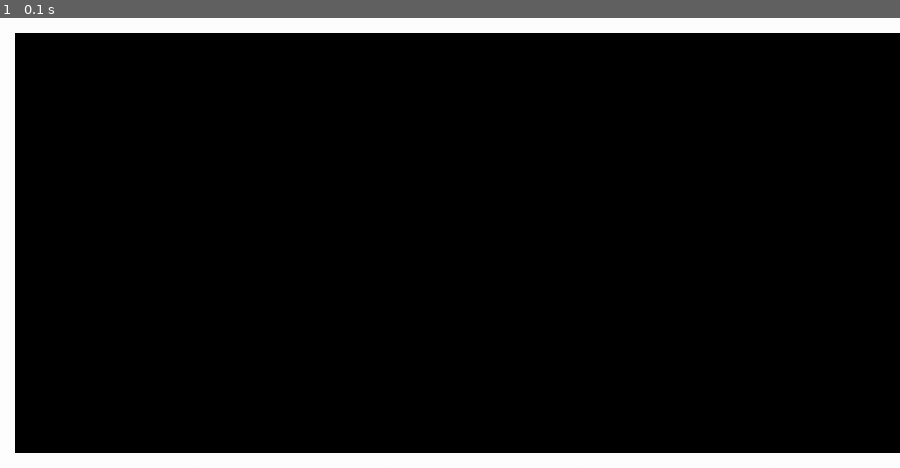
Above: before the commit, frame 1.
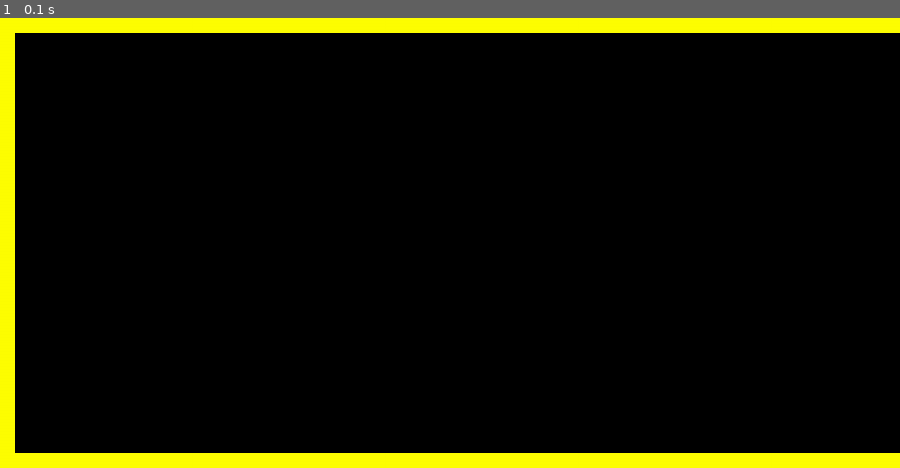
Above: after the commit, the same moment.

Repository: AnthonyTaylor/PyPong
Game: pygame game, started from PyGame.py
Same seed, same stepped clock (60 frames per second), same inputs: the game is played once before the commit and once after it.
Inputs:
- Up to frame 1 (0.1 s): no input

The runs differ from the first frame. In frame 1, 8.2% of the frame differs, in the area x 0-100%, y 0-100%.

Commit message:
Adding init position for the paddle

Diff:
--- a/PyGame.py
+++ b/PyGame.py
@@ -1,11 +1,14 @@
 import pygame
-
 
 # Vars
 WIDTH = 1200
 HEIGHT = 600
 BORDER = 20
-fg_colour = pygame.Color("white")
+fg_colour = pygame.Color("yellow")
+paddle_height = 50
+paddle_width = 10
+paddle_padding = 20
+
 
 # Draw scenario
 pygame.init()
@@ -17,6 +20,12 @@
 pygame.draw.rect(screen, fg_colour, pygame.Rect((0,HEIGHT - BORDER),(WIDTH,HEIGHT)))
 pygame.draw.rect(screen, fg_colour, pygame.Rect((0,0),(BORDER,HEIGHT)))
 
+# position paddle
+pygame.draw.rect(screen, fg_colour, pygame.Rect(
+    (WIDTH - paddle_width - paddle_padding, (HEIGHT / 2) - (paddle_height / 2)),
+    (paddle_width - paddle_padding, paddle_height)))
+
+
 # draw to screen
 pygame.display.flip()
 
